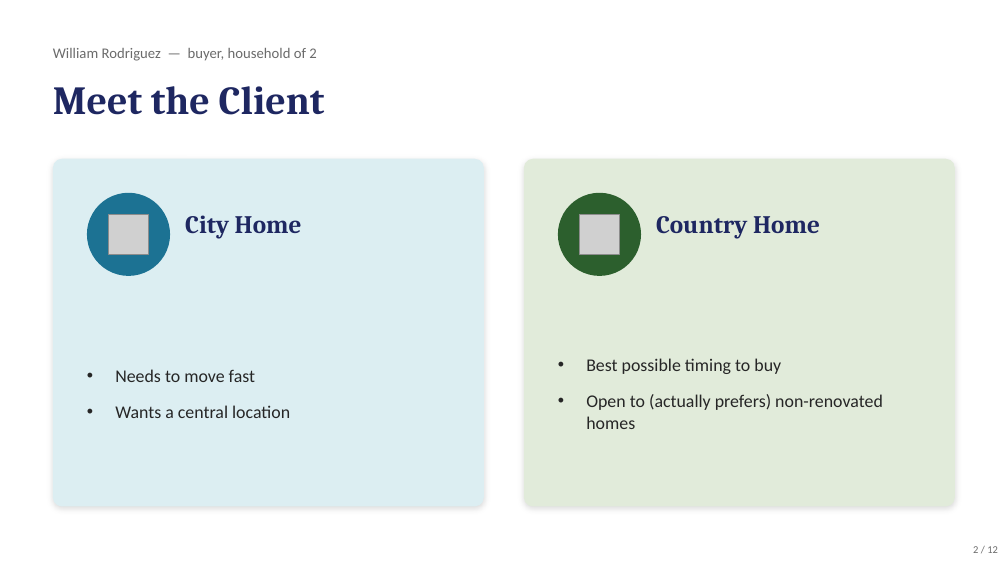
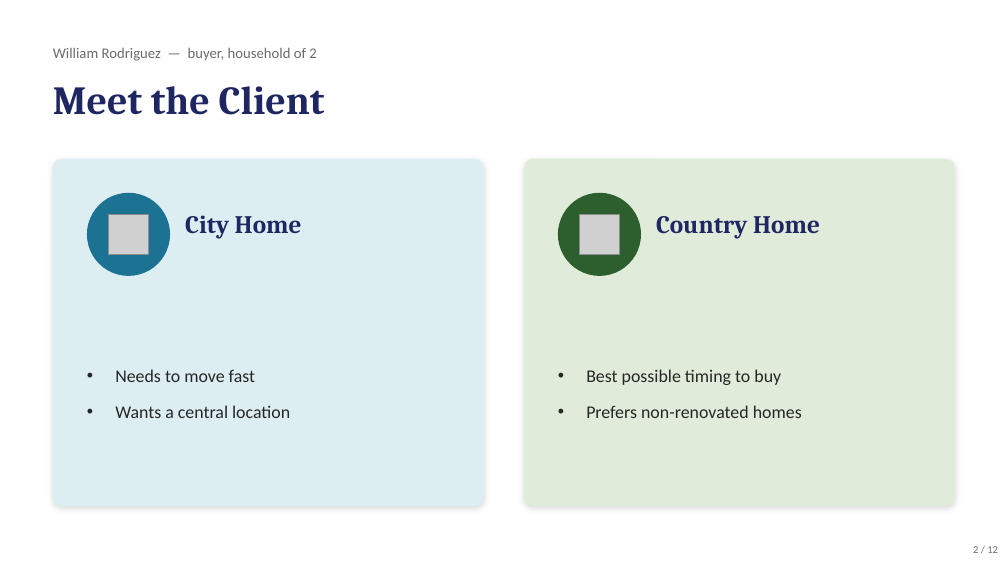
Before and after one commit to jolennd/ds-eda-project, a slide deck: slide 2 of presentation.pptx. Drawn at 1008x567 pixels with LibreOffice and Linux fonts; fonts in the diff are those of the drawing; grey boxes stand for pictures. Boxes give left, top, right and bottom in pixels: in the first picture for what was removed or moved away, otherwise in the second. Text is boxed around its words. In the diff, an @@ line names an element or a change of style, - is before the commit and + after.

```diff
--- a/presentation.pptx
+++ b/presentation.pptx
@@ text at [586, 405, 802, 418]: text changed @@
-• Open to (actually prefers) non-renovated homes
+• Prefers non-renovated homes
```
Also in this commit, not shown: 4 other slides changed, 1 other file.
